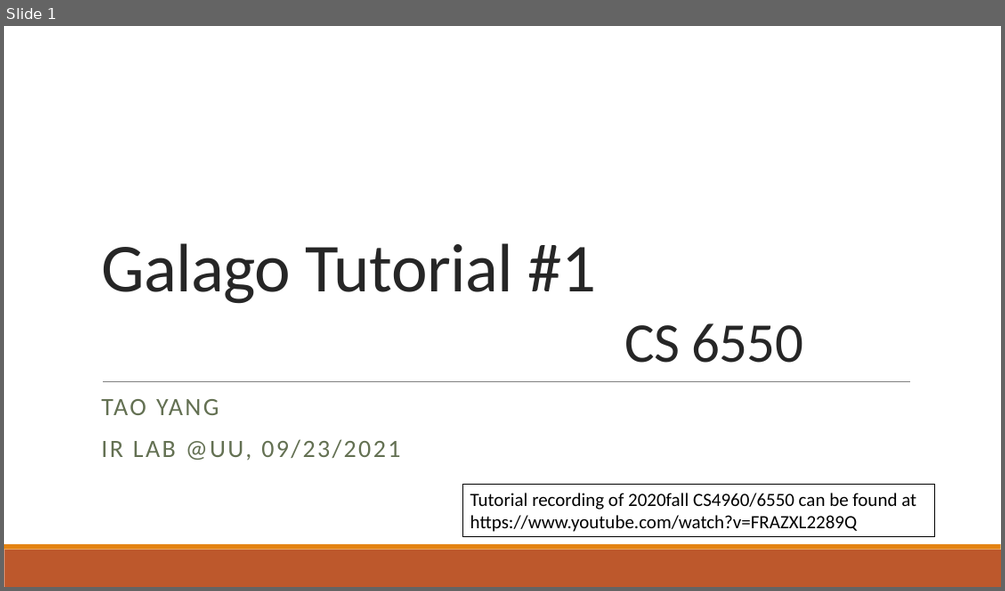
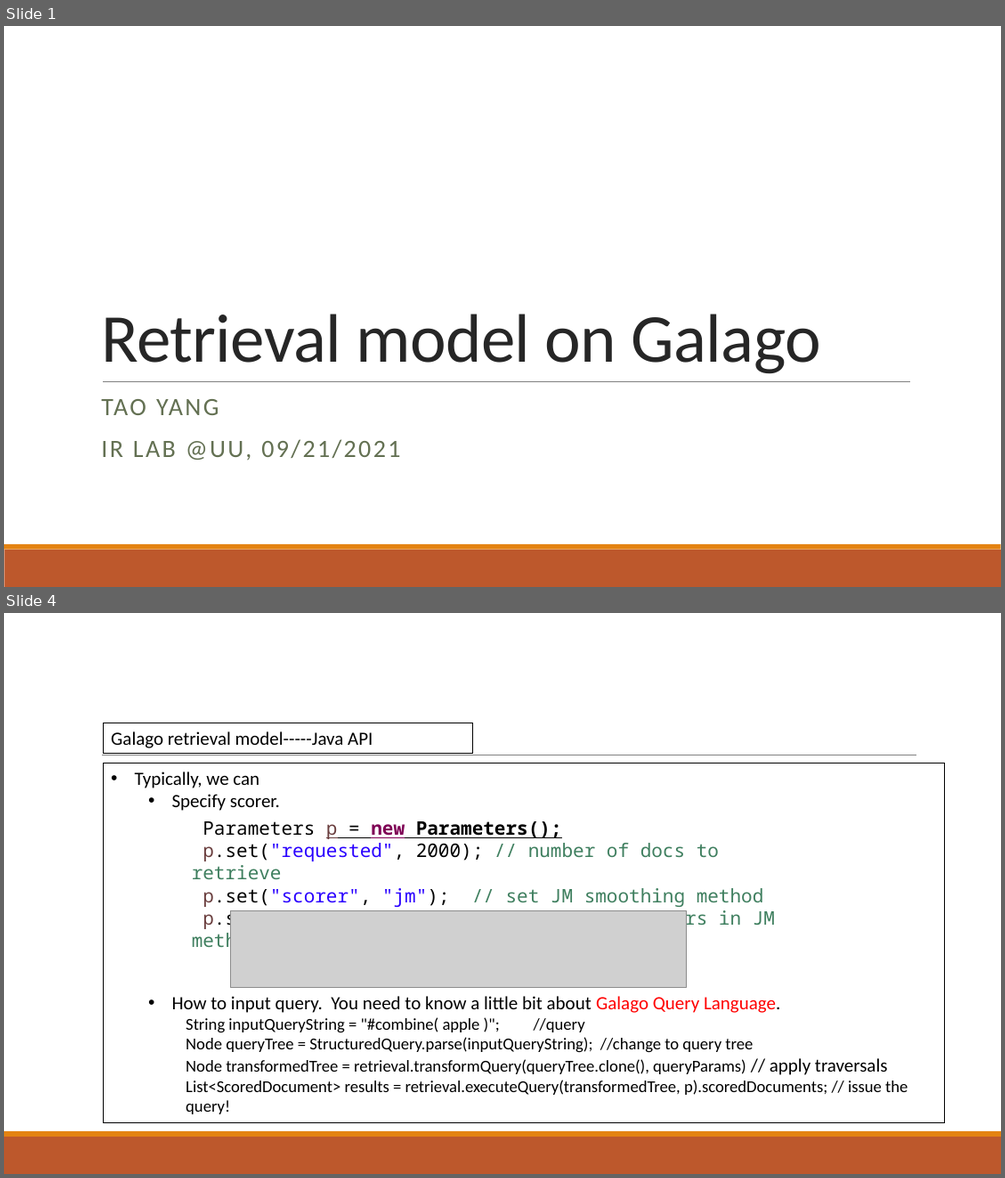
Before and after one commit to Taosheng-ty/CS_6550_galago_tutorial, a slide deck: tutorial_2.pptx. Shown one above the other, each under a label of ours: slide 1 before the commit, slides 1 and 4 after it; the slides between them are not shown. The pictures are 1005x591 and 1005x1178 pixels, drawn with LibreOffice and Linux fonts; fonts in the diff are those of the drawing; grey boxes stand for pictures. Boxes give left, top, right and bottom in pixels: in the first picture for what was removed or moved away, otherwise in the second. Text is boxed around its words. In the diff, an @@ line names an element or a change of style, - is before the commit and + after.

Commit message:
update tutorial_2

```diff
--- a/tutorial_2.pptx
+++ b/tutorial_2.pptx
@@ slide 4 added at box(4, 613, 1001, 1174), background #FFFFFF; not listed: 2 template elements that a slide beside it also shows @@
@@ rectangle added at box(104, 723, 473, 753), outline #000000 0.75 pt, 18 pt, text #000000 @@
+Galago retrieval model-----Java API
@@ line added from (102, 755) to (917, 755), #808080 0.5 pt @@
@@ rectangle added at box(104, 763, 944, 1122), outline #000000 0.75 pt, 16 pt, text #000000 @@
+• Typically, we can
+  • Specify scorer.
+  • How to input query. You need to know a little bit about Galago Query Language.
+    String inputQueryString = "#combine( apple )"; //query
+    Node queryTree = StructuredQuery.parse(inputQueryString); //change to query tree
+    Node transformedTree = retrieval.transformQuery(queryTree.clone(), queryParams) // apply traversals
+    List<ScoredDocument> results = retrieval.executeQuery(transformedTree, p).scoredDocuments; // issue the query!
@@ text added at box(192, 821, 775, 953), 18 pt, text #3F7F5F @@
+Parameters p = new Parameters();
+p.set("requested", 2000); // number of docs to retrieve
+p.set("scorer", "jm"); // set JM smoothing method
+p.set("lambda", 0.5); // set the parameters in JM method.
@@ picture added at box(231, 910, 687, 987) @@
@@ slide 1 changed as well @@
@@ title at box(101, 313, 821, 374): text changed @@
-Galago Tutorial #1
-CS 6550
+Retrieval model on Galago
@@ subtitle at box(101, 439, 400, 460): text changed @@
-IR LAB @UU, 09/23/2021
+IR LAB @UU, 09/21/2021
@@ rectangle removed at box(463, 483, 935, 537) @@
-Tutorial recording of 2020fall CS4960/6550 can be found at
-https://www.youtube.com/watch?v=FRAZXL2289Q
```
Also in this commit, not shown: 1 other slide changed, 3 other slides added, 6 slides removed.
